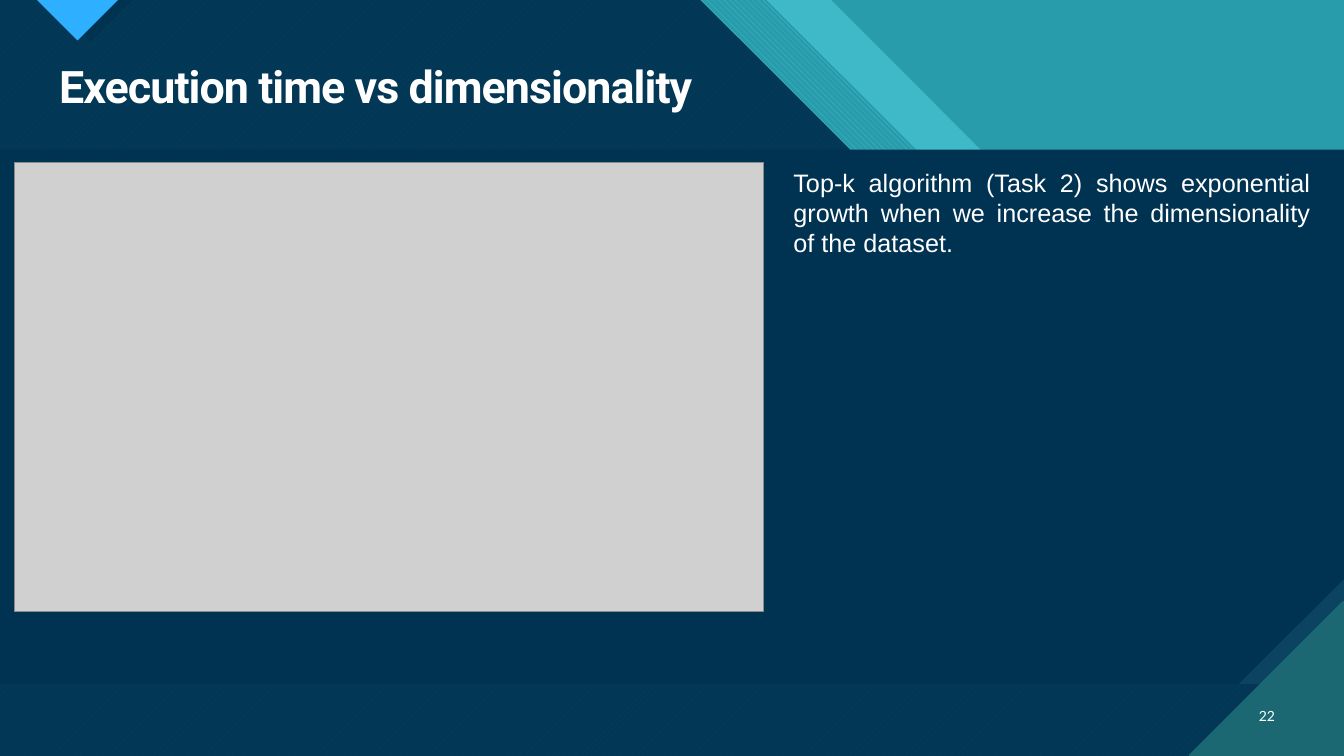
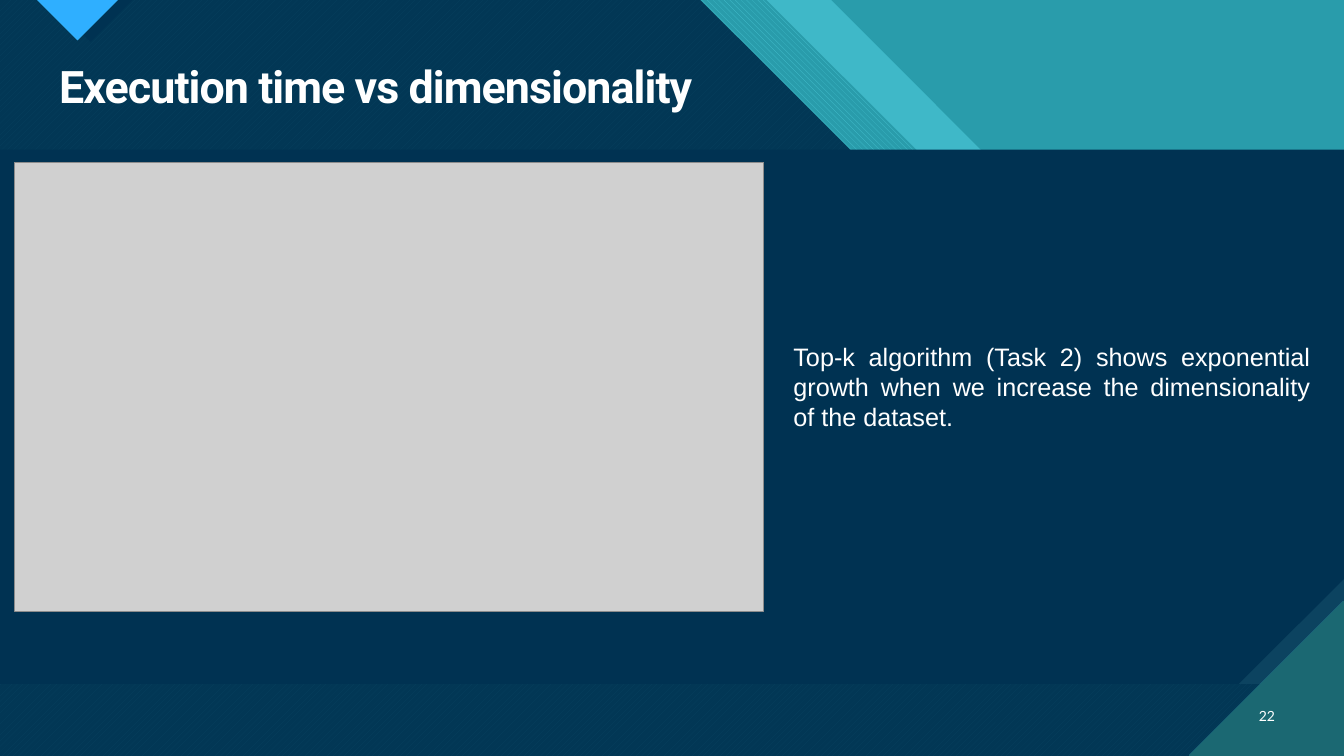
Before and after one commit to MnAppsNet/DominanceQueries, a slide deck: slide 22 of reports/report_presentation.pptx. Drawn at 1344x756 pixels with LibreOffice and Linux fonts; fonts in the diff are those of the drawing; grey boxes stand for pictures; background and template pictures are left out; a plain dark background stands for a picture behind light text. Boxes give left, top, right and bottom in pixels: in the first picture for what was removed or moved away, otherwise in the second. Text is boxed around its words. In the diff, an @@ line names an element or a change of style, - is before the commit and + after.

```diff
--- a/reports/report_presentation.pptx
+++ b/reports/report_presentation.pptx
@@ text "Top-k algorithm (Task 2) shows ...": place and size @@
-text "Top-k algorithm (Task 2) shows ..." at [793, 173, 1310, 253]
+text "Top-k algorithm (Task 2) shows ..." at [793, 347, 1310, 427]
```
Also in this commit, not shown: 4 other slides changed, 2 slides added, 2 slides removed, 4 other files.
